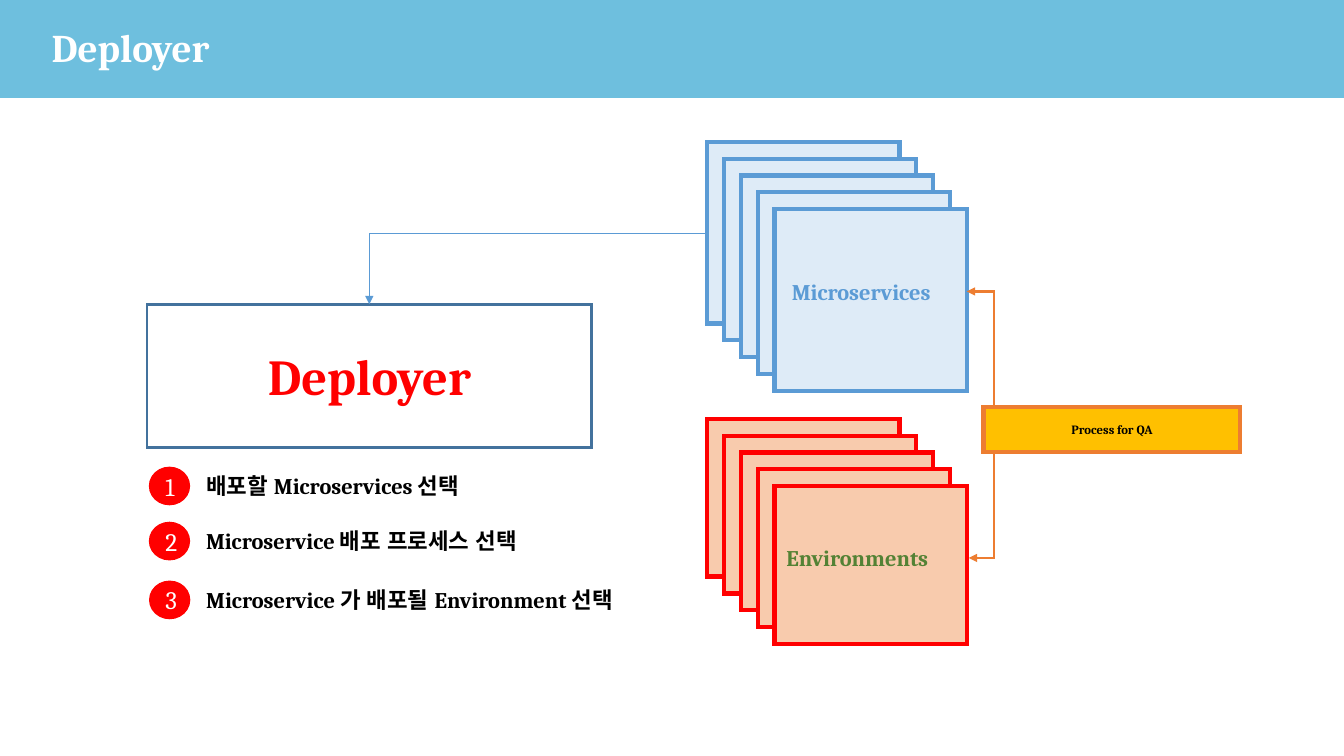
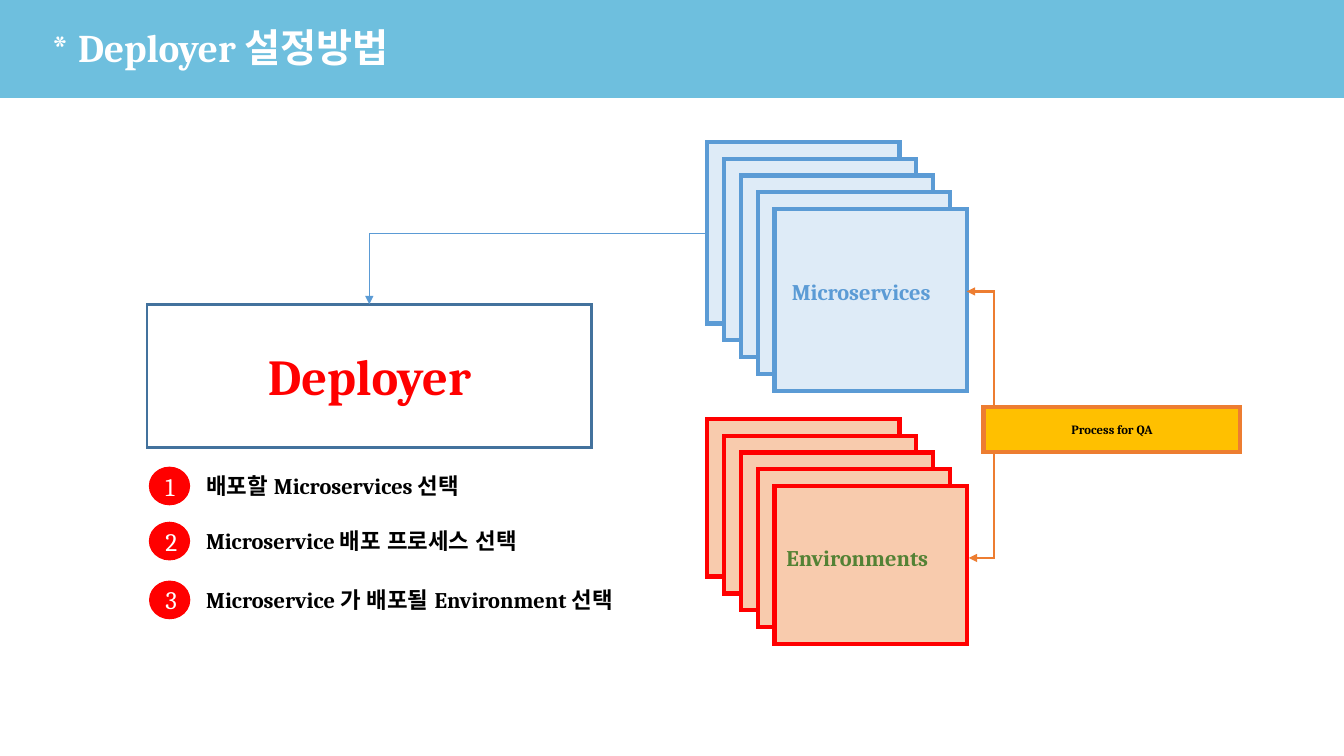
Before and after one commit to kin3303/DDI_OPENSHIFT, a slide deck: slide 9 of CICD 표준화작업 - DDP.pptx. Drawn at 1344x756 pixels with LibreOffice and Linux fonts; fonts in the diff are those of the drawing; background and template pictures are left out. Boxes give left, top, right and bottom in pixels: in the first picture for what was removed or moved away, otherwise in the second. Text is boxed around its words. In the diff, an @@ line names an element or a change of style, - is before the commit and + after.

```diff
--- a/CICD 표준화작업 - DDP.pptx
+++ b/CICD 표준화작업 - DDP.pptx
@@ title at (78,29,388,71): text changed @@
-Deployer
+* Deployer 설정방법
```
Also in this commit, not shown: 8 other slides changed.
